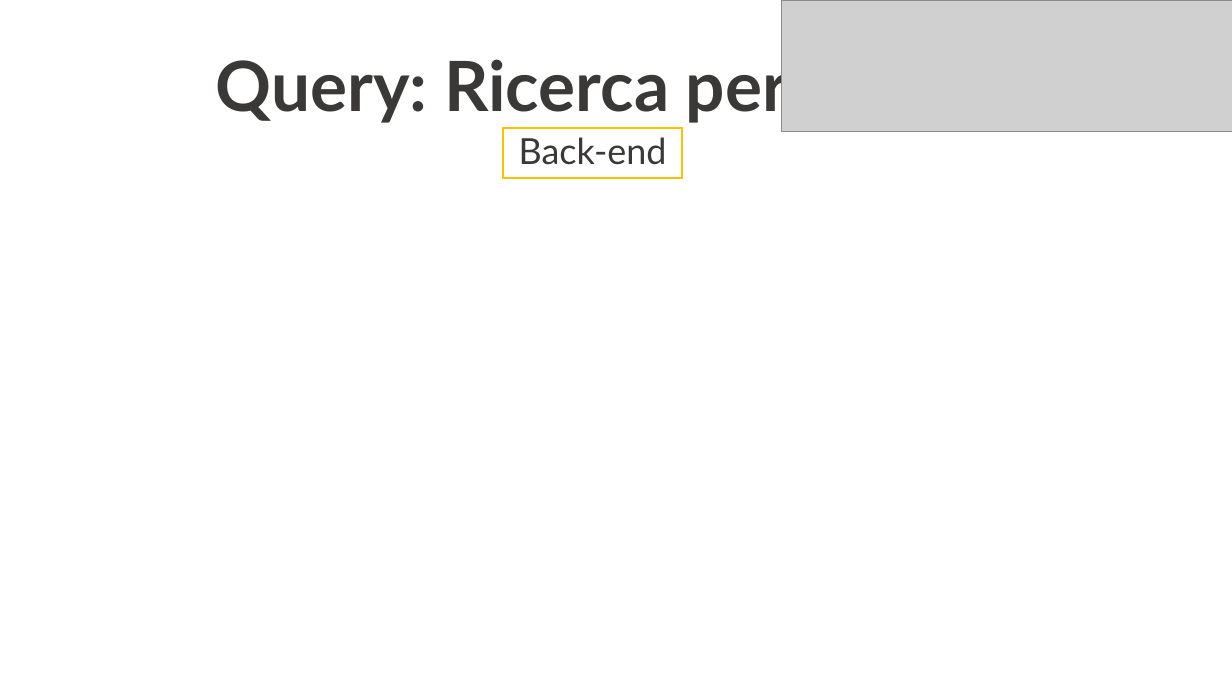
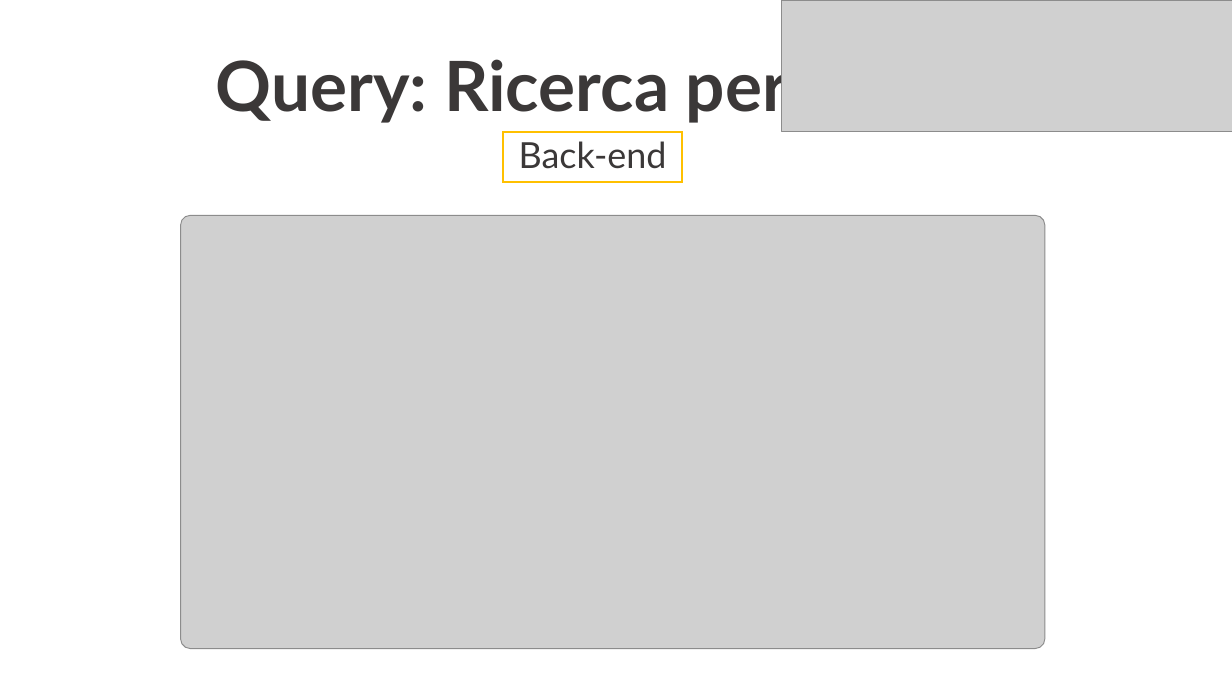
Before and after one commit to Robertales/tripdata-bike-chicago-bd2, a slide deck: slide 11 of presentazione/PresentazioneRobertazziBarberisBD2Final.pptx (slide 14 before the commit). Drawn at 1232x693 pixels with LibreOffice and Linux fonts; fonts in the diff are those of the drawing; grey boxes stand for pictures. Boxes give left, top, right and bottom in pixels: in the first picture for what was removed or moved away, otherwise in the second. Text is boxed around its words. In the diff, an @@ line names an element or a change of style, - is before the commit and + after.

```diff
--- a/presentazione/PresentazioneRobertazziBarberisBD2Final.pptx
+++ b/presentazione/PresentazioneRobertazziBarberisBD2Final.pptx
@@ text "Back-end" moved from (x1=519, y1=137, x2=667, y2=165) to (x1=519, y1=141, x2=667, y2=169) @@
@@ rectangle moved from (x1=504, y1=128, x2=682, y2=177) to (x1=504, y1=131, x2=682, y2=181) @@
@@ picture added at (x1=180, y1=215, x2=1044, y2=649) @@
```
Also in this commit, not shown: 10 other slides changed, 1 slide added, 9 other files.
